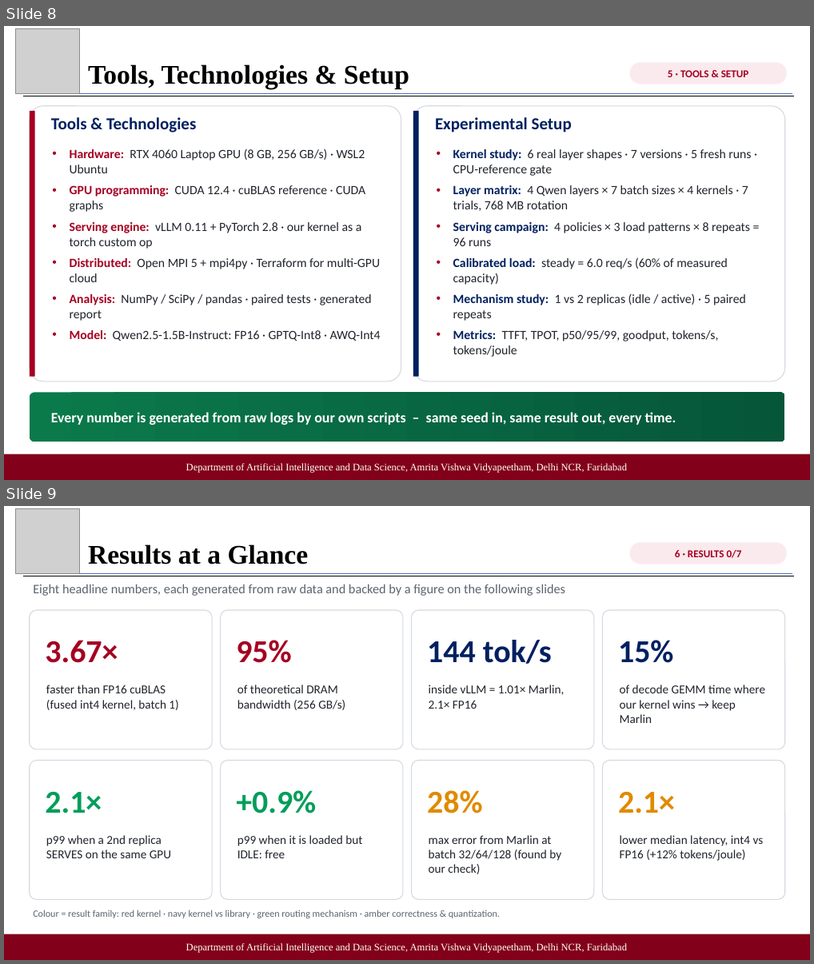
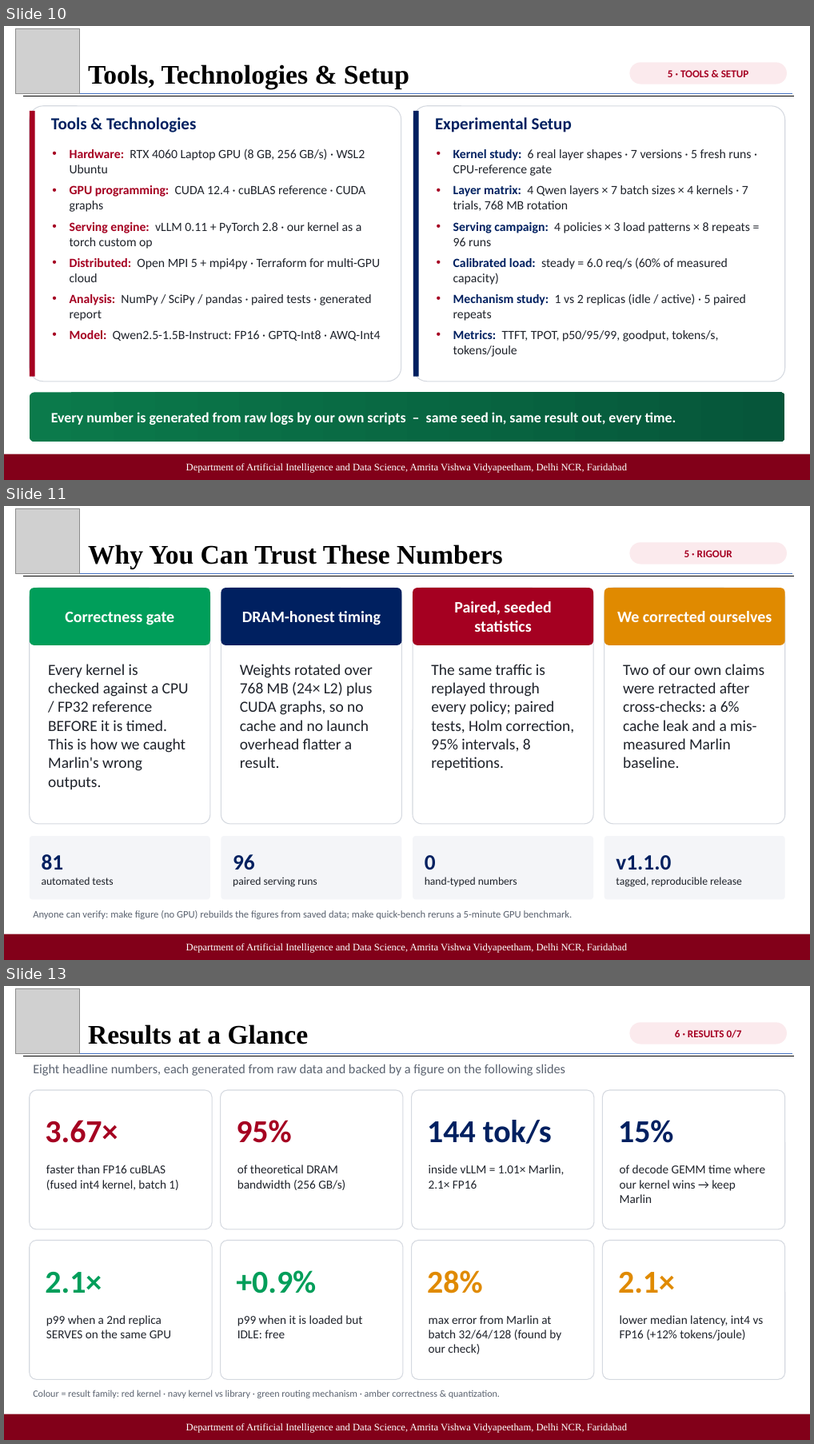
Before and after one commit to Likhith1807/Inferno-Adaptive-LLM-Inference-Serving, a slide deck: docs/Inferno_Final_Presentation_2026.pptx. Shown one above the other, each under a label of ours: slides 8 and 9 before the commit, slides 10, 11 and 13 after it; the slides between them are not shown. The pictures are 814x964 and 814x1444 pixels, drawn with LibreOffice and Linux fonts; fonts in the diff are those of the drawing; grey boxes stand for pictures. Boxes give left, top, right and bottom in pixels: in the first picture for what was removed or moved away, otherwise in the second. Text is boxed around its words. In the diff, an @@ line names an element or a change of style, - is before the commit and + after.

```diff
--- a/docs/Inferno_Final_Presentation_2026.pptx
+++ b/docs/Inferno_Final_Presentation_2026.pptx
@@ slide 11 added at <box>4,506,810,960</box>, background #FFFFFF @@
@@ picture added at <box>15,509,80,573</box> @@
@@ text added at <box>88,544,502,568</box>, 32 pt, text #000000, bold @@
+Why You Can Trust These Numbers
@@ rounded rectangle added at <box>630,542,787,564</box>, fill #FBEAED, 12.5 pt, text #A50021, bold @@
+5 · RIGOUR
@@ line added from (22, 573) to (793, 573), #4472C4 0.5 pt @@
@@ line added from (22, 576) to (794, 576), #000000 1 pt @@
@@ rounded rectangle added at <box>30,588,210,824</box>, fill #FFFFFF, outline #D5D9E0 1 pt @@
@@ rounded rectangle added at <box>30,588,210,645</box>, fill #009E5A @@
@@ rounded rectangle added at <box>221,588,402,824</box>, fill #FFFFFF, outline #D5D9E0 1 pt @@
@@ rounded rectangle added at <box>221,588,402,645</box>, fill #002060 @@
@@ rounded rectangle added at <box>413,588,594,824</box>, fill #FFFFFF, outline #D5D9E0 1 pt @@
@@ rounded rectangle added at <box>413,588,594,645</box>, fill #A50021 @@
@@ text added at <box>454,601,551,632</box>, 19 pt, text #FFFFFF, bold @@
+Paired, seeded statistics
@@ rounded rectangle added at <box>605,588,786,824</box>, fill #FFFFFF, outline #D5D9E0 1 pt @@
@@ rounded rectangle added at <box>605,588,786,645</box>, fill #E08A00 @@
@@ text added at <box>65,612,174,625</box>, 19 pt, text #FFFFFF, bold @@
+Correctness gate
@@ text added at <box>242,611,381,625</box>, 19 pt, text #FFFFFF, bold @@
+DRAM-honest timing
@@ text added at <box>618,611,772,622</box>, 19 pt, text #FFFFFF, bold @@
+We corrected ourselves
@@ text added at <box>48,664,189,789</box>, 18.5 pt, text #1F232B @@
+Every kernel is checked against a CPU / FP32 reference BEFORE it is timed. This is how we caught Marlin's wrong outputs.
@@ text added at <box>240,664,373,768</box>, 18.5 pt, text #1F232B @@
+Weights rotated over 768 MB (24× L2) plus CUDA graphs, so no cache and no launch overhead flatter a result.
@@ text added at <box>431,664,575,770</box>, 18.5 pt, text #1F232B @@
+The same traffic is replayed through every policy; paired tests, Holm correction, 95% intervals, 8 repetitions.
@@ text added at <box>623,664,765,768</box>, 18.5 pt, text #1F232B @@
+Two of our own claims were retracted after cross-checks: a 6% cache leak and a mis-measured Marlin baseline.
@@ rounded rectangle added at <box>30,836,210,900</box>, fill #F4F5F8, 13 pt, text #1F232B @@
+81
+automated tests
@@ rounded rectangle added at <box>221,836,402,900</box>, fill #F4F5F8, 13 pt, text #1F232B @@
+96
+paired serving runs
@@ rounded rectangle added at <box>413,836,594,900</box>, fill #F4F5F8, 13 pt, text #1F232B @@
+0
+hand-typed numbers
@@ rounded rectangle added at <box>605,836,786,900</box>, fill #F4F5F8, 13 pt, text #1F232B @@
+v1.1.0
+tagged, reproducible release
@@ text added at <box>33,910,573,919</box>, 12 pt, text #5B6370 @@
+Anyone can verify: make figure (no GPU) rebuilds the figures from saved data; make quick-bench reruns a 5-minute GPU benchmark.
@@ rectangle added at <box>4,934,810,960</box>, fill #820019, 12 pt, text #FFFFFF @@
+Department of Artificial Intelligence and Data Science, Amrita Vishwa Vidyapeetham, Delhi NCR, Faridabad
@@ page number added at <box>738,933,749,945</box>, 12 pt, text #8C8C8C @@
+11
@@ what was slide 8 is now slide 10 @@
@@ what was slide 9 is now slide 13 @@
```
Also in this commit, not shown: 5 other slides added, 1 other file.
